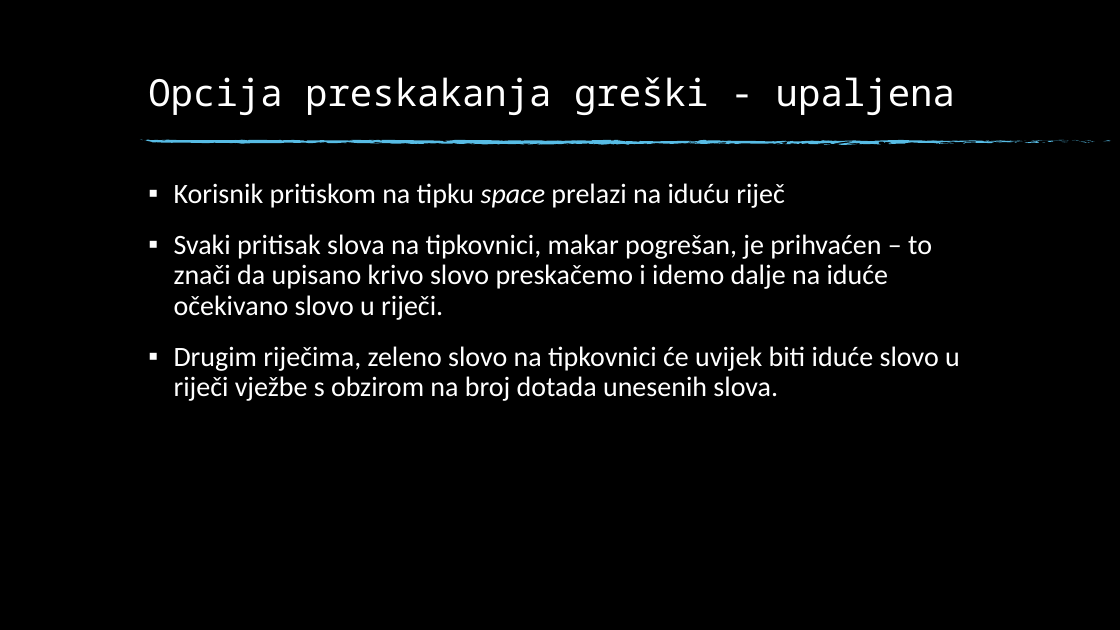
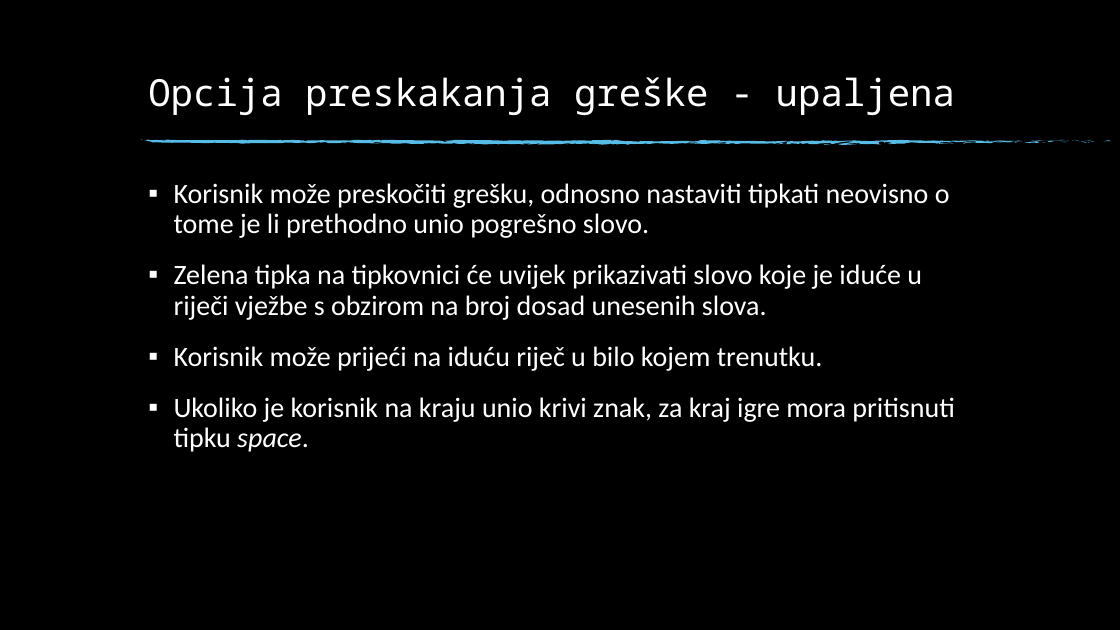
Before and after one commit to katarinasupe/RP3_Daktilograf, a slide deck: slide 11 of DAKTILOGRAF.pptx (slide 9 before the commit). Drawn at 1120x630 pixels with LibreOffice and Linux fonts; fonts in the diff are those of the drawing; background and template pictures are left out. Boxes give left, top, right and bottom in pixels: in the first picture for what was removed or moved away, otherwise in the second. Text is boxed around its words. In the diff, an @@ line names an element or a change of style, - is before the commit and + after.

```diff
--- a/DAKTILOGRAF.pptx
+++ b/DAKTILOGRAF.pptx
@@ title at (148, 77, 955, 115): text changed @@
-Opcija preskakanja greški - upaljena
+Opcija preskakanja greške - upaljena
@@ text at (174, 183, 954, 452): text changed @@
-▪ Korisnik pritiskom na tipku space prelazi na iduću riječ
-▪ Svaki pritisak slova na tipkovnici, makar pogrešan, je prihvaćen – to znači da upisano krivo slovo preskačemo i idemo dalje na iduće očekivano slovo u riječi.
-▪ Drugim riječima, zeleno slovo na tipkovnici će uvijek biti iduće slovo u riječi vježbe s obzirom na broj dotada unesenih slova.
+▪ Korisnik može preskočiti grešku, odnosno nastaviti tipkati neovisno o tome je li prethodno unio pogrešno slovo.
+▪ Zelena tipka na tipkovnici će uvijek prikazivati slovo koje je iduće u riječi vježbe s obzirom na broj dosad unesenih slova.
+▪ Korisnik može prijeći na iduću riječ u bilo kojem trenutku.
+▪ Ukoliko je korisnik na kraju unio krivi znak, za kraj igre mora pritisnuti tipku space.
```
Also in this commit, not shown: 8 other slides changed, 6 slides added, 2 slides removed, 28 other files.
